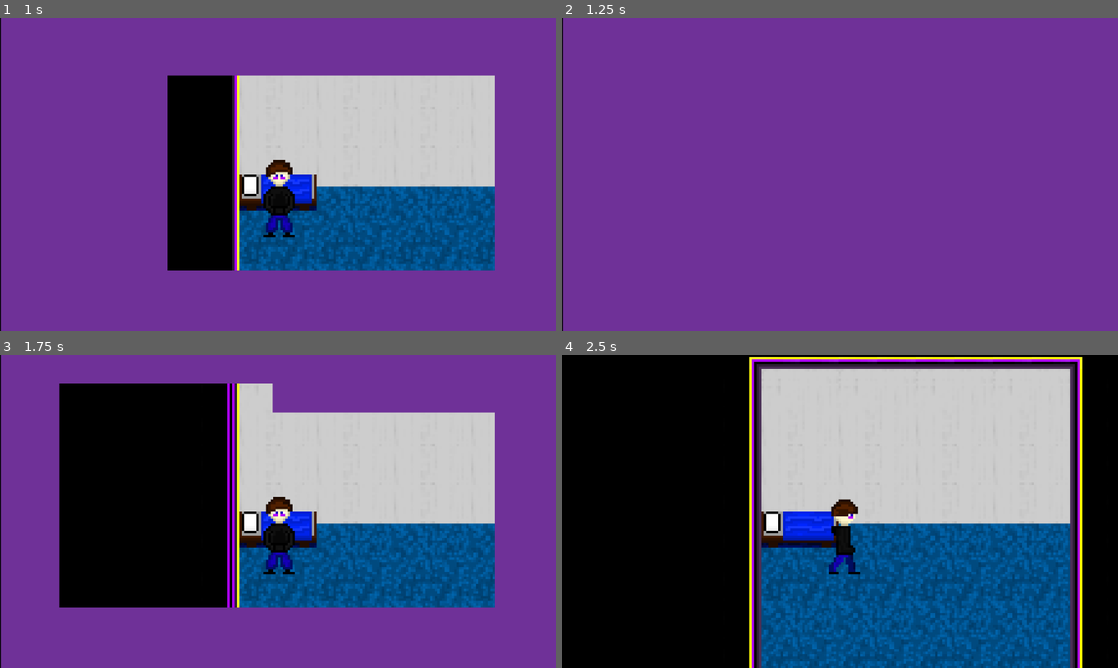
Above: before the commit, frames 1-4 (two rows, left to right).
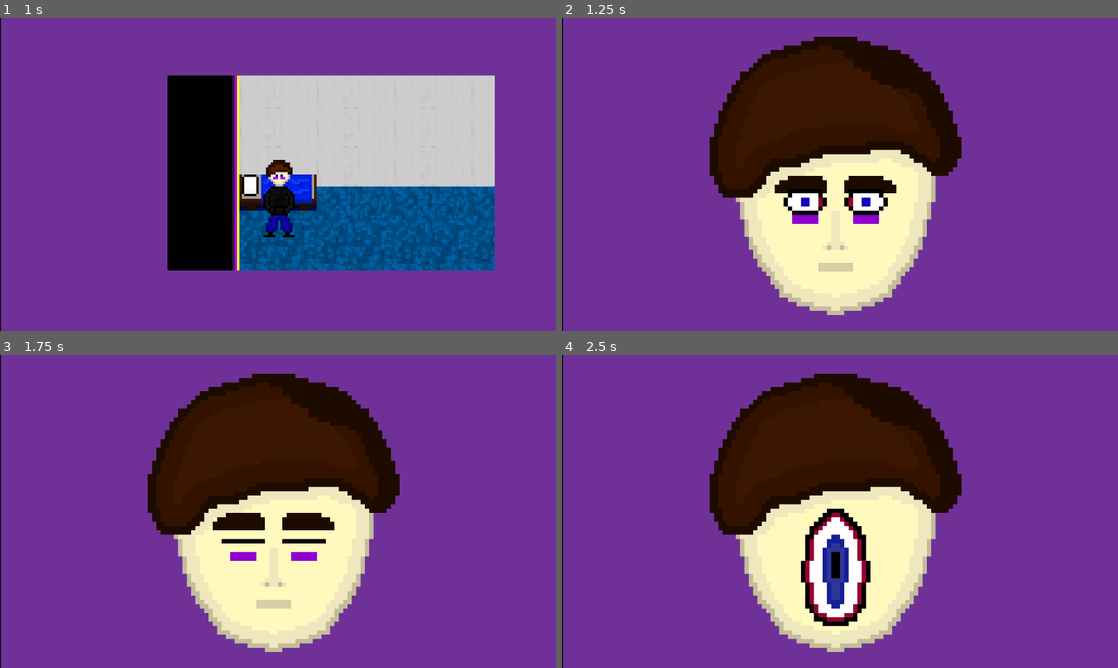
Above: after the commit, the same moments.

Repository: Vaisaz/yumeNikkiFangame
Game: Godot game, scene res://scenes/locations/room.tscn
The game is run twice, just before and just after one commit, with the same random seed, the same clock (stepped at 60 frames per second) and the same inputs.
Inputs:
- Up to frame 1 (1 s): tap Enter at 0.5 s; hold Right (right) from 0.53 s (still down); tap E (interact) at 0.6 s
- Up to frame 2 (1.25 s): keep holding Right (right)
- Up to frame 3 (1.75 s): release Right (right) at 1.28 s; hold Down (down) from 1.28 s (still down); tap E (interact) at 1.35 s
- Up to frame 4 (2.5 s): release Down (down) at 2.03 s; hold Right (right) from 2.03 s (still down); tap E (interact) at 2.1 s

Frame 1 is identical in both runs. In frame 2, 29% of the frame differs, in the area x 26-72%, y 6-95%; in frame 3, 57%; in frame 4, 100%, in the area x 0-100%, y 0-100%.

Commit message:
Transition Animation Update (Going To Sleep and Waking Up)

Diff:
--- a/scenes/transition_animation.tscn
+++ b/scenes/transition_animation.tscn
@@ -1,7 +1,8 @@
-[gd_scene load_steps=43 format=3 uid="uid://bhh6s6a2ilw0o"]
+[gd_scene load_steps=65 format=3 uid="uid://bhh6s6a2ilw0o"]
 
 [ext_resource type="Script" path="res://scripts/interaction.gd" id="1_8u8o2"]
 [ext_resource type="Texture2D" uid="uid://flbkixwwrmrj" path="res://assets/sprites/transition_animation.png" id="1_75xnl"]
+[ext_resource type="Texture2D" uid="uid://bxid3r8hqlpbu" path="res://assets/sprites/waking_sleeping_animation.png" id="3_npa6v"]
 
 [sub_resource type="AtlasTexture" id="AtlasTexture_gw2qc"]
 atlas = ExtResource("1_75xnl")
@@ -219,7 +220,7 @@
 "duration": 1.0,
 "texture": SubResource("AtlasTexture_kygwt")
 }, {
-"duration": 25.0,
+"duration": 1.0,
 "texture": SubResource("AtlasTexture_3n6i3")
 }],
 "loop": false,
@@ -289,6 +290,159 @@
 "speed": 35.0
 }]
 
+[sub_resource type="AtlasTexture" id="AtlasTexture_j4046"]
+atlas = ExtResource("3_npa6v")
+region = Rect2(576, 0, 64, 64)
+
+[sub_resource type="AtlasTexture" id="AtlasTexture_ufrg7"]
+atlas = ExtResource("3_npa6v")
+region = Rect2(512, 0, 64, 64)
+
+[sub_resource type="AtlasTexture" id="AtlasTexture_o3klx"]
+atlas = ExtResource("3_npa6v")
+region = Rect2(448, 0, 64, 64)
+
+[sub_resource type="AtlasTexture" id="AtlasTexture_qgqci"]
+atlas = ExtResource("3_npa6v")
+region = Rect2(384, 0, 64, 64)
+
+[sub_resource type="AtlasTexture" id="AtlasTexture_6rrv2"]
+atlas = ExtResource("3_npa6v")
+region = Rect2(320, 0, 64, 64)
+
+[sub_resource type="AtlasTexture" id="AtlasTexture_tbcn1"]
+atlas = ExtResource("3_npa6v")
+region = Rect2(256, 0, 64, 64)
+
+[sub_resource type="AtlasTexture" id="AtlasTexture_3xpl6"]
+atlas = ExtResource("3_npa6v")
+region = Rect2(192, 0, 64, 64)
+
+[sub_resource type="AtlasTexture" id="AtlasTexture_vjlb6"]
+atlas = ExtResource("3_npa6v")
+region = Rect2(128, 0, 64, 64)
+
+[sub_resource type="AtlasTexture" id="AtlasTexture_ttfme"]
+atlas = ExtResource("3_npa6v")
+region = Rect2(0, 0, 64, 64)
+
+[sub_resource type="AtlasTexture" id="AtlasTexture_i5ths"]
+atlas = ExtResource("3_npa6v")
+region = Rect2(64, 0, 64, 64)
+
+[sub_resource type="AtlasTexture" id="AtlasTexture_wk4be"]
+atlas = ExtResource("3_npa6v")
+region = Rect2(64, 0, 64, 64)
+
+[sub_resource type="AtlasTexture" id="AtlasTexture_ef2nt"]
+atlas = ExtResource("3_npa6v")
+region = Rect2(0, 0, 64, 64)
+
+[sub_resource type="AtlasTexture" id="AtlasTexture_reede"]
+atlas = ExtResource("3_npa6v")
+region = Rect2(128, 0, 64, 64)
+
+[sub_resource type="AtlasTexture" id="AtlasTexture_2hhbm"]
+atlas = ExtResource("3_npa6v")
+region = Rect2(192, 0, 64, 64)
+
+[sub_resource type="AtlasTexture" id="AtlasTexture_racbt"]
+atlas = ExtResource("3_npa6v")
+region = Rect2(256, 0, 64, 64)
+
+[sub_resource type="AtlasTexture" id="AtlasTexture_h7bkh"]
+atlas = ExtResource("3_npa6v")
+region = Rect2(320, 0, 64, 64)
+
+[sub_resource type="AtlasTexture" id="AtlasTexture_0r2v6"]
+atlas = ExtResource("3_npa6v")
+region = Rect2(384, 0, 64, 64)
+
+[sub_resource type="AtlasTexture" id="AtlasTexture_13jr7"]
+atlas = ExtResource("3_npa6v")
+region = Rect2(448, 0, 64, 64)
+
+[sub_resource type="AtlasTexture" id="AtlasTexture_5y4mr"]
+atlas = ExtResource("3_npa6v")
+region = Rect2(512, 0, 64, 64)
+
+[sub_resource type="AtlasTexture" id="AtlasTexture_4p6s1"]
+atlas = ExtResource("3_npa6v")
+region = Rect2(576, 0, 64, 64)
+
+[sub_resource type="SpriteFrames" id="SpriteFrames_x2oo3"]
+animations = [{
+"frames": [{
+"duration": 5.0,
+"texture": SubResource("AtlasTexture_j4046")
+}, {
+"duration": 1.0,
+"texture": SubResource("AtlasTexture_ufrg7")
+}, {
+"duration": 1.0,
+"texture": SubResource("AtlasTexture_o3klx")
+}, {
+"duration": 1.0,
+"texture": SubResource("AtlasTexture_qgqci")
+}, {
+"duration": 1.0,
+"texture": SubResource("AtlasTexture_6rrv2")
+}, {
+"duration": 1.0,
+"texture": SubResource("AtlasTexture_tbcn1")
+}, {
+"duration": 1.0,
+"texture": SubResource("AtlasTexture_3xpl6")
+}, {
+"duration": 1.0,
+"texture": SubResource("AtlasTexture_vjlb6")
+}, {
+"duration": 1.0,
+"texture": SubResource("AtlasTexture_ttfme")
+}, {
+"duration": 10.0,
+"texture": SubResource("AtlasTexture_i5ths")
+}],
+"loop": false,
+"name": &"sleeping",
+"speed": 10.0
+}, {
+"frames": [{
+"duration": 5.0,
+"texture": SubResource("AtlasTexture_wk4be")
+}, {
+"duration": 1.0,
+"texture": SubResource("AtlasTexture_ef2nt")
+}, {
+"duration": 1.0,
+"texture": SubResource("AtlasTexture_reede")
+}, {
+"duration": 1.0,
+"texture": SubResource("AtlasTexture_2hhbm")
+}, {
+"duration": 1.0,
+"texture": SubResource("AtlasTexture_racbt")
+}, {
+"duration": 1.0,
+"texture": SubResource("AtlasTexture_h7bkh")
+}, {
+"duration": 1.0,
+"texture": SubResource("AtlasTexture_0r2v6")
+}, {
+"duration": 1.0,
+"texture": SubResource("AtlasTexture_13jr7")
+}, {
+"duration": 1.0,
+"texture": SubResource("AtlasTexture_5y4mr")
+}, {
+"duration": 5.0,
+"texture": SubResource("AtlasTexture_4p6s1")
+}],
+"loop": false,
+"name": &"waking",
+"speed": 10.0
+}]
+
 [node name="CanvasLayer" type="CanvasLayer"]
 visible = false
 script = ExtResource("1_8u8o2")
@@ -297,7 +451,15 @@
 position = Vector2(577, 324)
 scale = Vector2(6.05263, 6.01852)
 sprite_frames = SubResource("SpriteFrames_qxyj5")
-animation = &"second"
+frame = 19
+frame_progress = 1.0
+
+[node name="WakingSleeping" type="AnimatedSprite2D" parent="."]
+visible = false
+position = Vector2(567, 327)
+scale = Vector2(9, 9)
+sprite_frames = SubResource("SpriteFrames_x2oo3")
+animation = &"waking"
 
 [connection signal="ready" from="." to="." method="_on_ready"]
 [connection signal="animation_finished" from="AnimatedSprite2D" to="." method="_on_animated_sprite_2d_animation_finished"]
--- a/scripts/interaction.gd
+++ b/scripts/interaction.gd
@@ -4,6 +4,7 @@
 var transitioning:bool = false
 @onready var animated_sprite_2d = $AnimatedSprite2D
 @onready var canvas_layer = $"."
+@onready var waking_sleeping_2d = $WakingSleeping
 
 func playing_animation():
 	canvas_layer.visible = true
--- a/scripts/interaction_scripts/bed_interaction.gd
+++ b/scripts/interaction_scripts/bed_interaction.gd
@@ -13,5 +13,9 @@
 	if interact and Input.is_action_just_pressed("interact") and Transition.canvas_layer.visible == false:
 		Transition.playing_animation()
 		await Transition.animated_sprite_2d.animation_finished
+		Transition.waking_sleeping_2d.visible = true
+		Transition.waking_sleeping_2d.play("sleeping")
+		await Transition.waking_sleeping_2d.animation_finished
+		Transition.waking_sleeping_2d.visible = false
 		Transition.ending_animation()
 		get_tree().change_scene_to_file("res://scenes/locations/dream_room.tscn")
--- a/scripts/jon.gd
+++ b/scripts/jon.gd
@@ -36,5 +36,9 @@
 	if Input.is_action_just_pressed("wake_up") and !get_tree().current_scene.scene_file_path == "res://scenes/locations/room.tscn" and Transition.canvas_layer.visible == false:
 		Transition.playing_animation()
 		await Transition.animated_sprite_2d.animation_finished
+		Transition.waking_sleeping_2d.visible = true
+		Transition.waking_sleeping_2d.play("waking")
+		await Transition.waking_sleeping_2d.animation_finished
+		Transition.waking_sleeping_2d.visible = false
 		get_tree().change_scene_to_file("res://scenes/locations/room.tscn")
 		Transition.ending_animation()
Binary file added: assets/sprites/waking_sleeping_animation.png
Not shown, added: assets/sprites/waking_sleeping_animation.png.import
